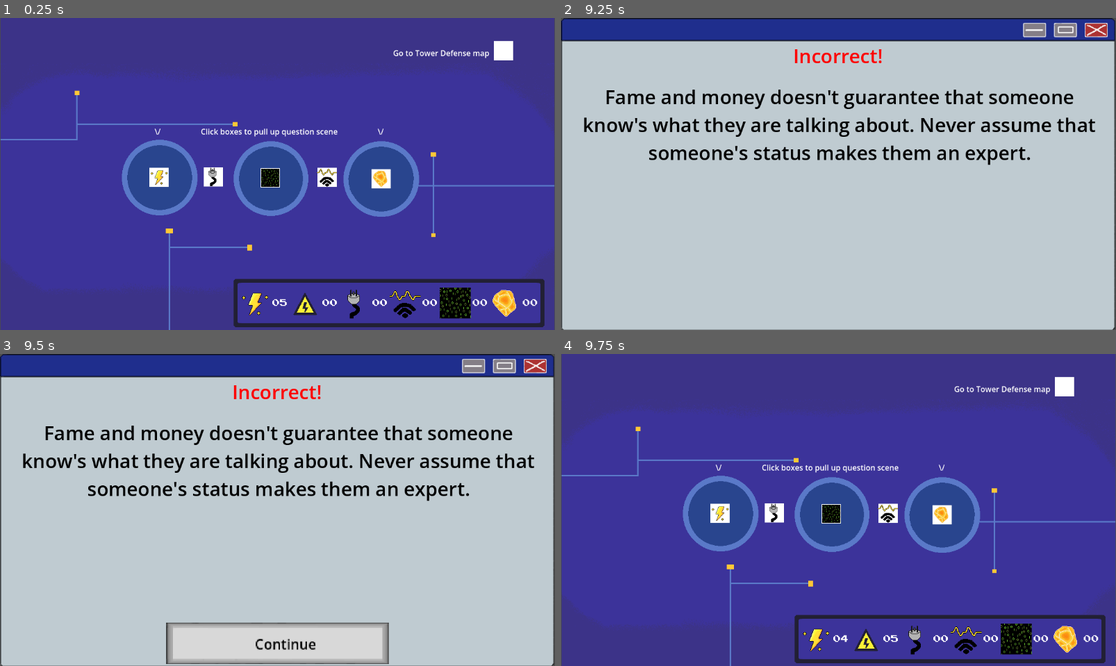
Above: before the commit, frames 1-4 (two rows, left to right).
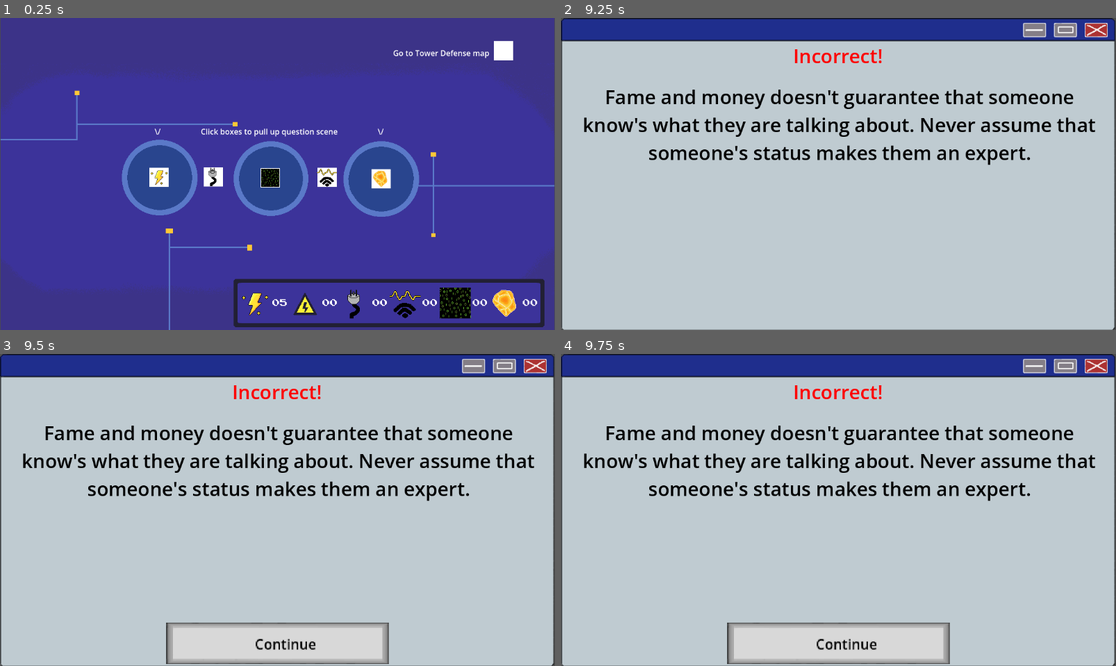
Above: after the commit, the same moments.

Repository: CalebJoines/Computer-Castle
Game: Godot game, scene res://Scenes/resource_picker.tscn
The game is run twice, just before and just after one commit, with the same random seed, the same clock (stepped at 60 frames per second) and the same inputs.
Inputs (mouse positions are in pixels of both pictures, inside the frame that each line leads up to):
- Up to frame 1 (0.25 s): no input
- Up to frame 2 (9.25 s): tap Enter at 0.5, 2, 4.25 s; drag from (721, 177) to (943, 180) at 0.52 s; tap Space at 1.25, 3.5, 5 s; drag from (705, 189) to (971, 189) at 1.27 s; click (971, 189) at 2.17 s; drag from (705, 267) to (971, 267) at 2.77 s; drag from (971, 267) to (838, 317) at 3.52 s; drag from (838, 317) to (705, 267) at 4.27 s; move the mouse to (866, 174) at 5.02 s; click (866, 174) at 5.17 s; drag from (755, 96) to (727, 189) at 5.77 s; move the mouse to (960, 158) at 6.52 s; click (960, 158) at 6.67 s; drag from (727, 189) to (810, 236) at 7.27 s; move the mouse to (894, 105) at 8.02 s; click (894, 105) at 8.17 s; drag from (810, 236) to (672, 127) at 8.77 s
- Up to frame 3 (9.5 s): no input
- Up to frame 4 (9.75 s): drag from (838, 644) to (866, 510) at 9.52 s

Frames 1-3 are identical in both runs. In frame 4, 100% of the frame differs, in the area x 0-100%, y 0-100%.

Commit message:
added sounds to question menu

Diff:
--- a/computer-castle-/Scripts/answer_controller.gd
+++ b/computer-castle-/Scripts/answer_controller.gd
@@ -23,12 +23,24 @@
 @onready var scenepath: String = "res://Scenes/resource_picker.tscn"
 var current_question = {}
 var selected_answer = ""
+var sounds = {
+	"click": preload("res://Audio/Sound_effects/Question_SFX/Click.mp3"),
+	"correct": preload("res://Audio/Sound_effects/Question_SFX/CorrectDing.mp3"),
+	"incorrect":preload("res://Audio/Sound_effects/Question_SFX/IncorrectDing.mp3")
+}
 
 func _ready():
 	subbutton.visible = false
 	explanation_label.visible = false
 	continue_button.visible = false
 	load_question()
+
+func playsound(name):
+	var player = AudioStreamPlayer.new()
+	player.stream = sounds[name]
+	add_child(player)
+	player.play()
+	player.finished.connect(player.queue_free)
 
 func load_question():
 	current_question = QuestionManager.get_question()
@@ -69,6 +81,7 @@
 	subbutton.visible = false
 
 func show_explanationI():
+	playsound("incorrect")
 	explanation_label.text = current_question["explanation"]
 	question_label.add_theme_color_override("font_color",Color("red"))
 	question_label.text = "Incorrect!"
@@ -82,6 +95,7 @@
 	continue_button.visible = true
 
 func show_explanationC():
+	playsound("correct")
 	explanation_label.text = current_question["explanation"]
 	question_label.add_theme_color_override("font_color",Color("dark green"))
 	question_label.text = "Correct!"
@@ -138,6 +152,7 @@
 func _on_area_2d_a_input_event(viewport: Node, event: InputEvent, shape_idx: int) -> void:
 	if event is InputEventMouseButton and event.button_index == MOUSE_BUTTON_LEFT:
 		if event.pressed:
+			playsound("click")
 			if achecked == false :
 				print("Selecting A")
 				answerA.play("Clicked")
@@ -159,6 +174,7 @@
 func _on_area_2d_b_input_event(viewport: Node, event: InputEvent, shape_idx: int) -> void:
 	if event is InputEventMouseButton and event.button_index == MOUSE_BUTTON_LEFT:
 		if event.pressed:
+			playsound("click")
 			if bchecked == false :
 				print("Selecting B")
 				answerA.play("Unclicked")
@@ -179,6 +195,7 @@
 func _on_area_2d_c_input_event(viewport: Node, event: InputEvent, shape_idx: int) -> void:
 	if event is InputEventMouseButton and event.button_index == MOUSE_BUTTON_LEFT:
 		if event.pressed:
+			playsound("click")
 			if cchecked == false :
 				print("Selecting C")
 				answerA.play("Unclicked")
@@ -199,6 +216,7 @@
 func _on_area_2d_d_input_event(viewport: Node, event: InputEvent, shape_idx: int) -> void:
 	if event is InputEventMouseButton and event.button_index == MOUSE_BUTTON_LEFT:
 		if event.pressed:
+			playsound("click")
 			if dchecked == false :
 				print("Selecting D")
 				answerA.play("Unclicked")
@@ -219,6 +237,7 @@
 func _on_area_2d_submit_input_event(viewport: Node, event: InputEvent, shape_idx: int) -> void:
 	if event is InputEventMouseButton and event.button_index == MOUSE_BUTTON_LEFT:
 		if event.pressed:
+			playsound("click")
 			if achecked == true:
 				print("Answered A")
 			if bchecked == true:
@@ -232,4 +251,6 @@
 func _on_area_2d_continue_input_event(viewport: Node, event: InputEvent, shape_idx: int) -> void:
 	if event is InputEventMouseButton and event.button_index == MOUSE_BUTTON_LEFT:
 		if event.pressed:
+			playsound("click")
+			await get_tree().create_timer(0.7).timeout
 			get_tree().change_scene_to_file(scenepath)
